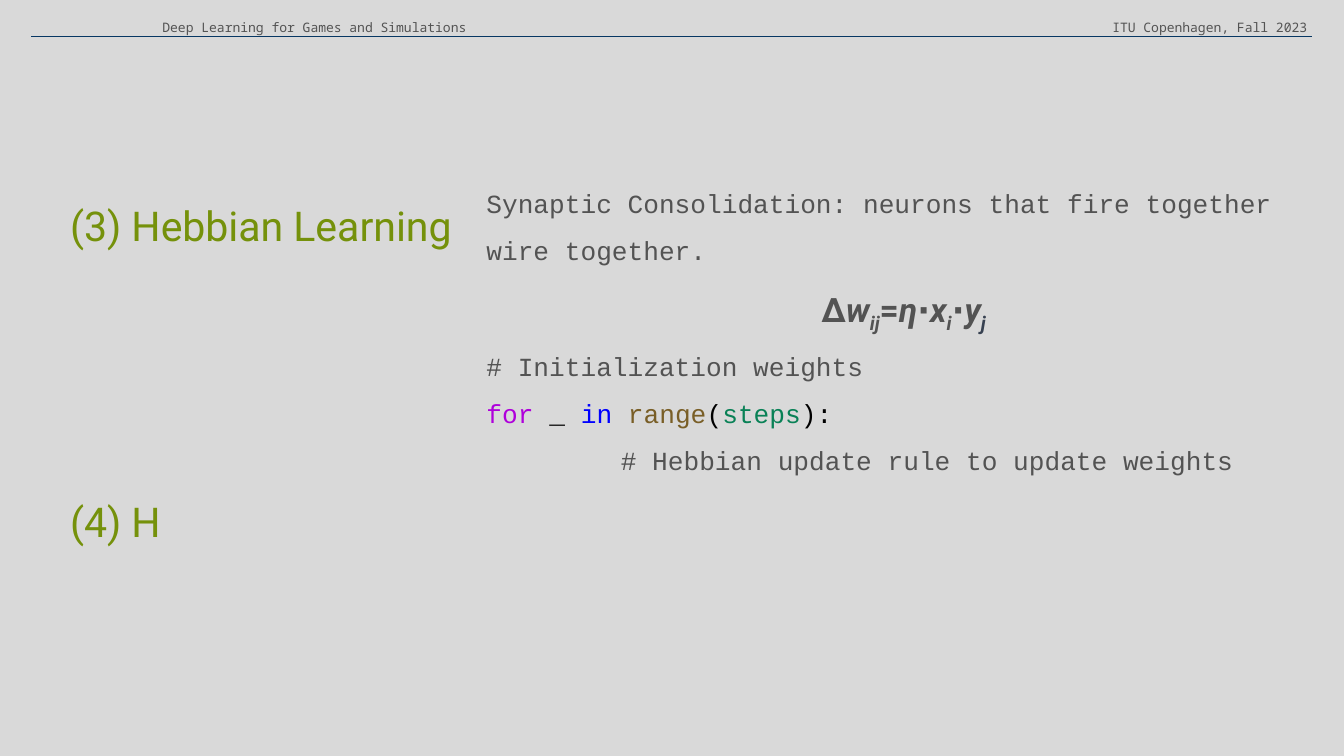
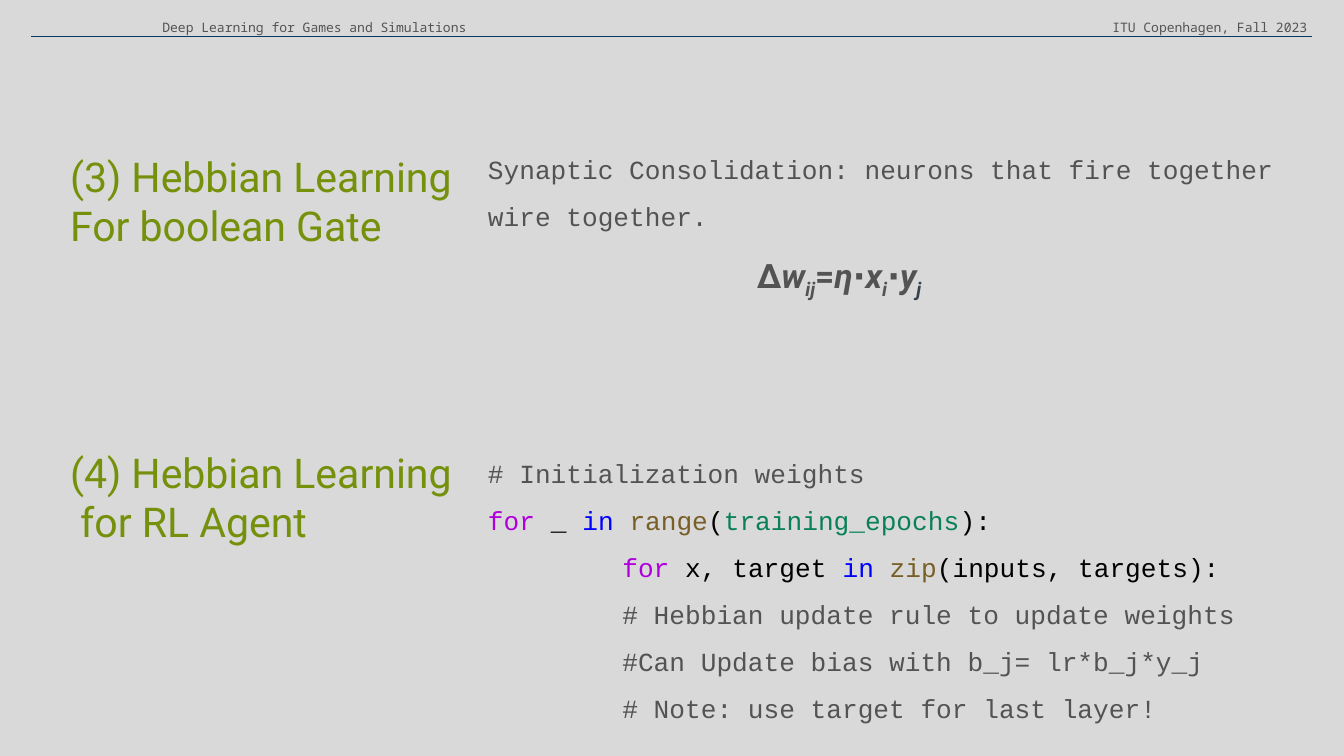
Before and after one commit to claireaoi/dlgs, a slide deck: slide 30 of dlgs.pptx. Drawn at 1344x756 pixels with LibreOffice and Linux fonts; fonts in the diff are those of the drawing. Boxes give left, top, right and bottom in pixels: in the first picture for what was removed or moved away, otherwise in the second. Text is boxed around its words. In the diff, an @@ line names an element or a change of style, - is before the commit and + after.

```diff
--- a/dlgs.pptx
+++ b/dlgs.pptx
@@ text "Synaptic Consolidation: neurons that fire ...": place and size @@
-text "Synaptic Consolidation: neurons that fire ..." at <box>486,194,1272,476</box>
+text "Synaptic Consolidation: neurons that fire ..." at <box>488,161,1273,724</box>
@@ text at <box>488,161,1273,295</box>: text changed @@
-Synaptic Consolidation: neurons that fire together wire together.
-Δwij=η⋅xi⋅yj
+Synaptic Consolidation: neurons that fire together wire together.
+Δwij=η⋅xi⋅yj
@@ text at <box>70,210,451,546</box>: text changed @@
-(4) H
+For boolean Gate
+(4) Hebbian Learning
+for RL Agent
@@ text at <box>488,512,1235,724</box>: text changed @@
-for _ in range(steps):
-# Hebbian update rule to update weights
+for _ in range(training_epochs):
+for x, target in zip(inputs, targets):
+# Hebbian update rule to update weights
+#Can Update bias with b_j= lr*b_j*y_j
+# Note: use target for last layer!
```
Also in this commit, not shown: 3 other slides changed, 1 other file.
